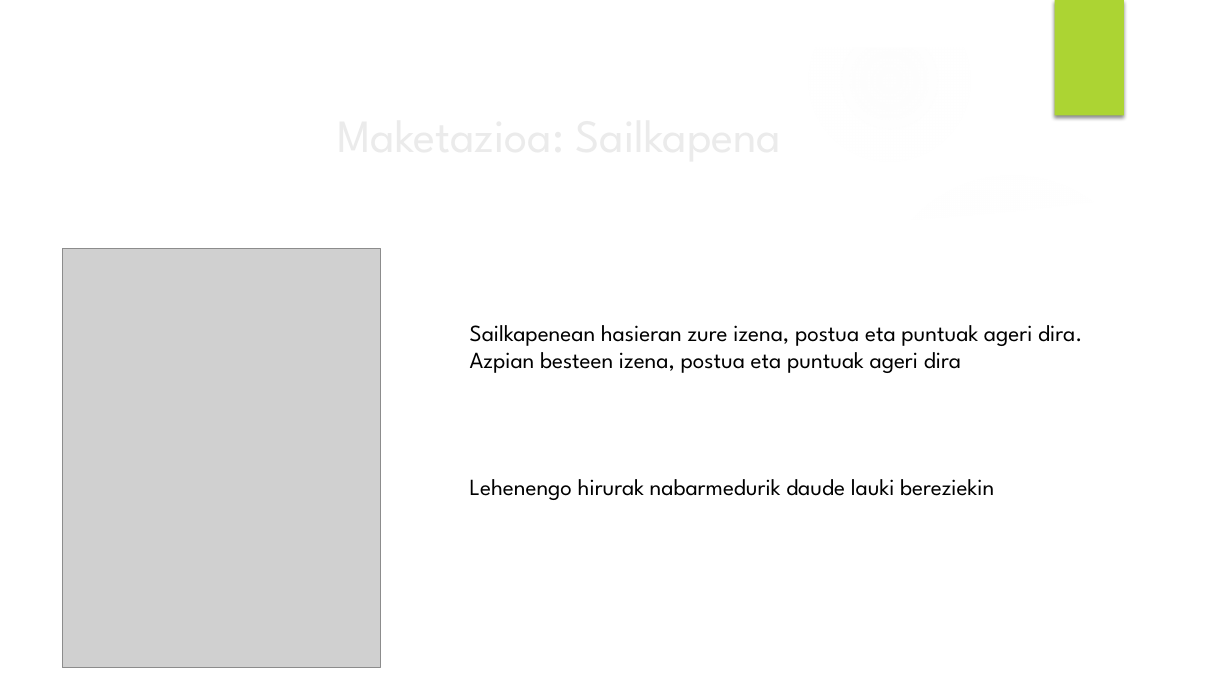
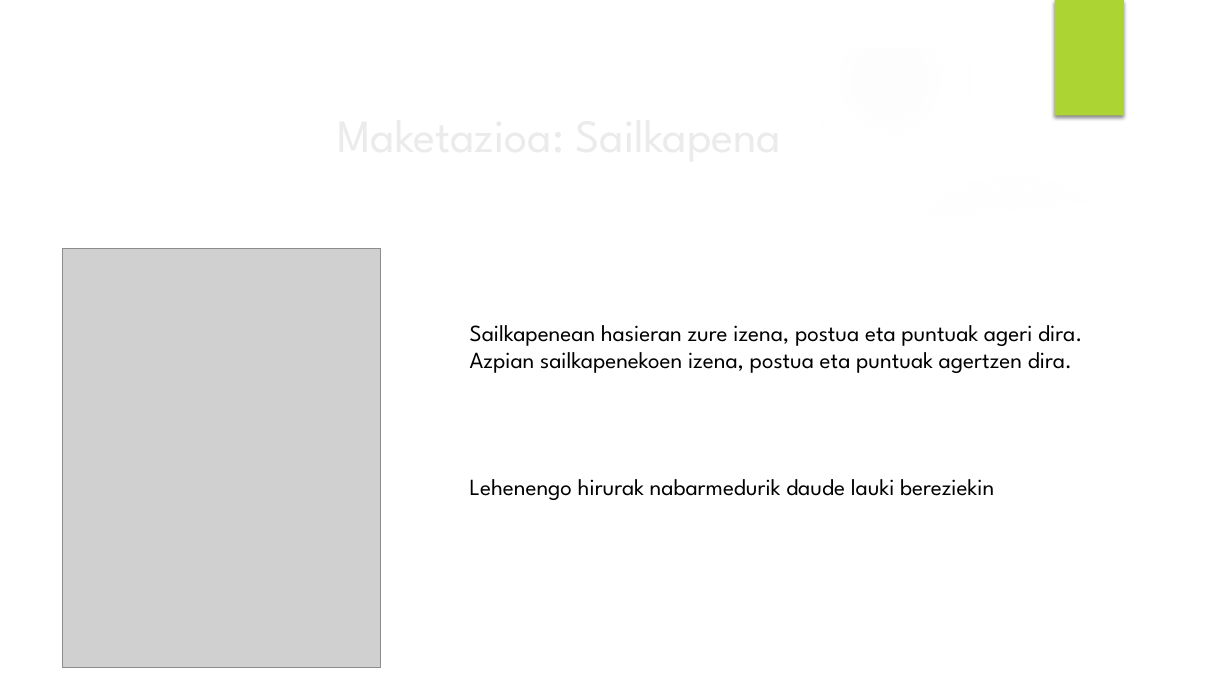
Before and after one commit to Iza666/EguneanBehin, a slide deck: slide 3 of Brain Pain powerpoint.pptx. Drawn at 1232x693 pixels with LibreOffice and Linux fonts; fonts in the diff are those of the drawing; grey boxes stand for pictures; background and template pictures are left out. Boxes give left, top, right and bottom in pixels: in the first picture for what was removed or moved away, otherwise in the second. Text is boxed around its words. In the diff, an @@ line names an element or a change of style, - is before the commit and + after.

```diff
--- a/Brain Pain powerpoint.pptx
+++ b/Brain Pain powerpoint.pptx
@@ text at bbox=[470, 345, 1072, 373]: text changed @@
-Azpian besteen izena, postua eta puntuak ageri dira
+Azpian sailkapenekoen izena, postua eta puntuak agertzen dira.
```
Also in this commit, not shown: 9 other slides changed, 2 slides added, 1 slide removed, 1 other file.
